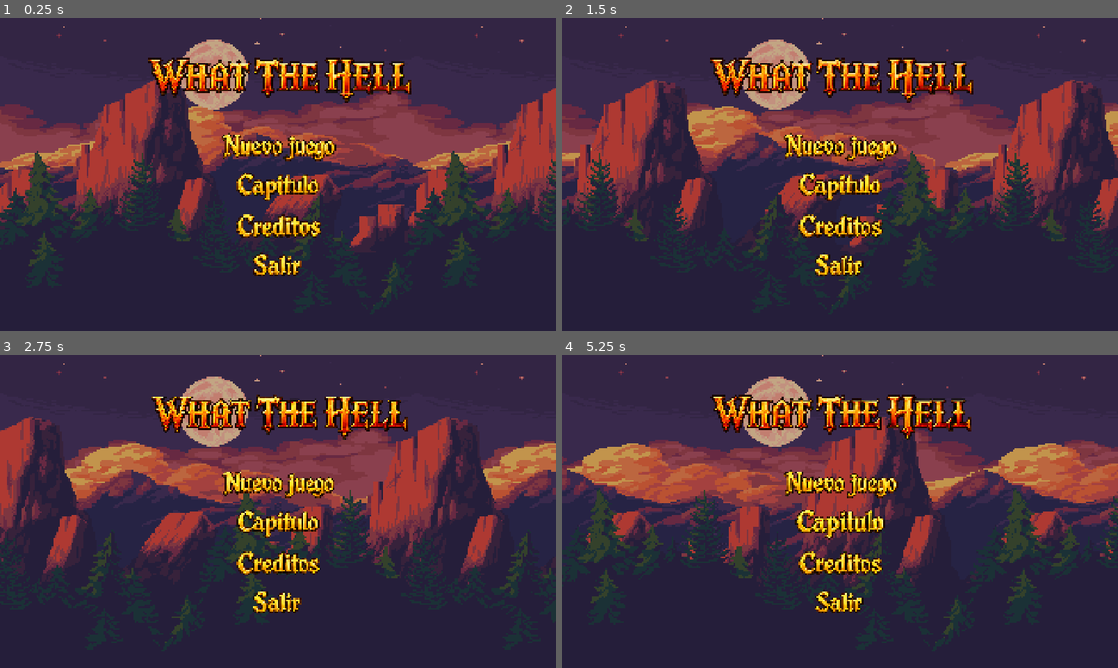
Above: before the commit, frames 1-4 (two rows, left to right).
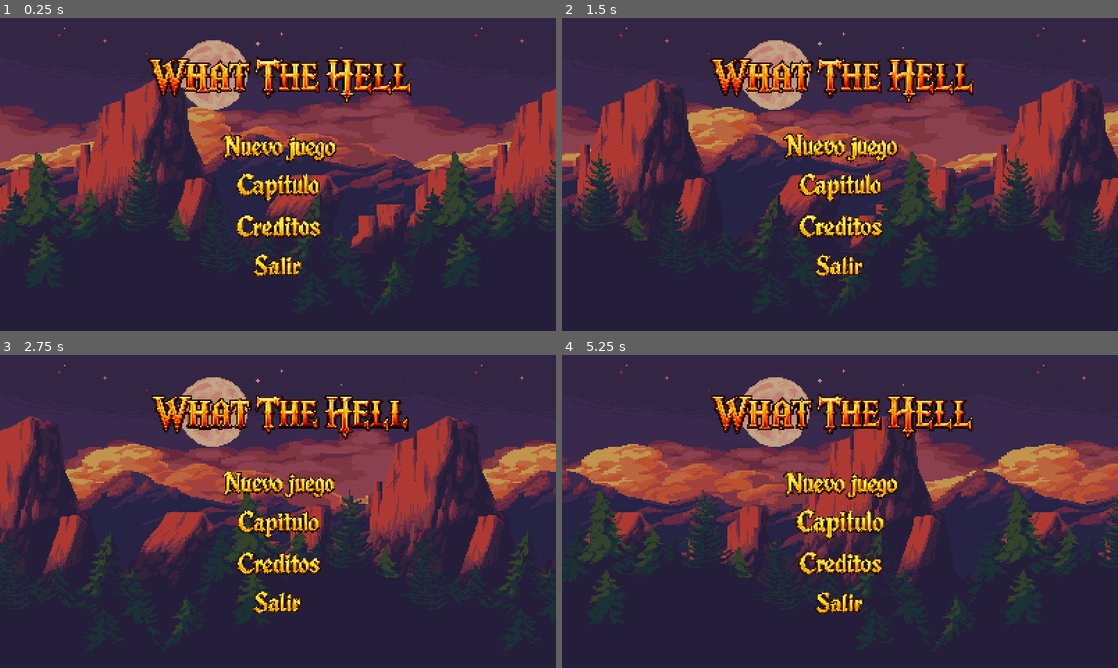
Above: after the commit, the same moments.

Repository: KrozMort/What-the-hell
Game: Godot game, scene res://scenes/backgrounds/mountain_dusk_auto_scroller.tscn
Two runs of this game, one before a commit and one after it. Both use one fixed random seed, a clock stepped at 60 frames per second and the inputs below. Sound files missing from this copy of the repository are replaced by a short silence.
Inputs (mouse positions are in pixels of both pictures, inside the frame that each line leads up to):
- Up to frame 1 (0.25 s): no input
- Up to frame 2 (1.5 s): move the mouse to (962, 158) at 0.52 s; hold D (move_right) from 0.53 s (still down); click (962, 158) at 0.6 s; tap Space (jump) at 0.77 s; tap Shift (dodge, bound only before the commit) at 0.8, 1.35 s; move the mouse to (728, 190) at 1.27 s
- Up to frame 3 (2.75 s): tap Space (jump) at 1.52 s; right-click (166, 527) at 1.55 s; move the mouse to (333, 442) at 2.02 s; release D (move_right) at 2.03 s; hold A (move_left) from 2.03 s (still down); right-click (333, 442) at 2.1 s; click (333, 442) at 2.3 s
- Up to frame 4 (5.25 s): move the mouse to (812, 574) at 2.77 s; release A (move_left) at 2.78 s; hold D (move_right) 2.78-4.28 s; click (812, 574) at 2.85 s; tap Space (jump) at 3.02, 3.77, 4.52 s; tap Shift (dodge, bound only before the commit) at 3.05, 3.6 s; move the mouse to (1006, 558) at 3.52 s; right-click (1006, 558) at 3.8 s; move the mouse to (673, 464) at 4.27 s; hold A (move_left) 4.28-5.03 s; right-click (673, 464) at 4.35 s; click (673, 464) at 4.55 s; move the mouse to (867, 511) at 5.02 s; hold D (move_right) from 5.03 s (still down); click (867, 511) at 5.1 s

The runs differ from the first frame. In frame 1, 8.4% of the frame differs, in the area x 0-100%, y 0-92%; in frame 2, 8.2%; in frame 3, 7.9%; in frame 4, 8.0%.

Commit message:
Escenarios

Diff:
--- a/project.godot
+++ b/project.godot
@@ -16,12 +16,11 @@
 
 [display]
 
-window/size/viewport_width=1920
-window/size/viewport_height=1080
-window/size/window_width_override=1920
-window/size/window_height_override=1080
+window/size/viewport_width=1600
+window/size/viewport_height=900
+window/size/window_width_override=1600
+window/size/window_height_override=900
 window/stretch/mode="canvas_items"
-window/stretch/aspect="expand"
 
 [input]
 
@@ -42,21 +41,6 @@
 "events": [Object(InputEventKey,"resource_local_to_scene":false,"resource_name":"","device":-1,"window_id":0,"alt_press …(190 unchanged characters)…
 ]
 }
-attack={
-"deadzone": 0.5,
-"events": [Object(InputEventMouseButton,"resource_local_to_scene":false,"resource_name":"","device":-1,"window_id":0,"alt_pressed":false,"shift_pressed":false,"ctrl_pressed":false,"meta_pressed":false,"button_mask":0,"position":Vector2(0, 0),"global_position":Vector2(0, 0),"factor":1.0,"button_index":1,"canceled":false,"pressed":false,"double_click":false,"script":null)
-]
-}
-special_attack={
-"deadzone": 0.5,
-"events": [Object(InputEventMouseButton,"resource_local_to_scene":false,"resource_name":"","device":-1,"window_id":0,"alt_pressed":false,"shift_pressed":false,"ctrl_pressed":false,"meta_pressed":false,"button_mask":0,"position":Vector2(0, 0),"global_position":Vector2(0, 0),"factor":1.0,"button_index":2,"canceled":false,"pressed":false,"double_click":false,"script":null)
-]
-}
-dodge={
-"deadzone": 0.5,
-"events": [Object(InputEventKey,"resource_local_to_scene":false,"resource_name":"","device":-1,"window_id":0,"alt_pressed":false,"shift_pressed":false,"ctrl_pressed":false,"meta_pressed":false,"pressed":false,"keycode":4194325,"physical_keycode":0,"key_label":0,"unicode":0,"location":0,"echo":false,"script":null)
-]
-}
 
 [rendering]
 
--- a/scenes/backgrounds/mountain_dusk_auto_scroller.tscn
+++ b/scenes/backgrounds/mountain_dusk_auto_scroller.tscn
@@ -1,23 +1,17 @@
-[gd_scene load_steps=23 format=3 uid="uid://c3idsj77kmk8h"]
-
-[ext_resource type="Texture2D" uid="uid://cidgla3oqkmoa" path="res://assets/environments/mountain_dusk/layers/sky.png" id="1_m6rvc"]
-[ext_resource type="Shader" path="res://shaders/backgrounds/mountain_dusk_auto_scroller.gdshader" id="2_s8vwb"]
-[ext_resource type="Texture2D" uid="uid://bbw3l7ns3qacb" path="res://assets/environments/mountain_dusk/layers/far-clouds.png" id="3_hfew3"]
-[ext_resource type="Texture2D" uid="uid://nei8g3fblyr7" path="res://assets/environments/mountain_dusk/layers/near-clouds.png" id="4_w07ck"]
-[ext_resource type="Texture2D" uid="uid://bcnsdxg457gf4" path="res://assets/environments/mountain_dusk/layers/far-mountains.png" id="5_f3q5h"]
-[ext_resource type="Texture2D" uid="uid://cub65x0y0ym76" path="res://assets/environments/mountain_dusk/layers/mountains.png" id="6_leaik"]
-[ext_resource type="Texture2D" uid="uid://dxjs1s2ge2yl0" path="res://assets/environments/mountain_dusk/layers/trees.png" id="7_f76io"]
-[ext_resource type="AudioStream" uid="uid://lfkxxo68r08r" path="res://assets/audio/music/summer_nights.ogg" id="8_oxnix"]
-[ext_resource type="FontFile" path="res://assets/fonts/aurusenthial_gothic_soft.ttf" id="9_7imwn"]
-[ext_resource type="Script" path="res://scripts/ui/main_menu.gd" id="10_4rniv"]
-[ext_resource type="Texture2D" path="res://assets/ui/what_the_hell_logo.png" id="11_xe5by"]
-[ext_resource type="Texture2D" path="res://assets/ui/main_menu_options.png" id="12_pjov2"]
-
-[sub_resource type="ShaderMaterial" id="ShaderMaterial_jv7m2"]
-shader = ExtResource("2_s8vwb")
-shader_parameter/direction = Vector2(1, 0)
-shader_parameter/speed_scale = 0.02
-shader_parameter/repeat = Vector2(1, 1)
+[gd_scene format=3 uid="uid://c3idsj77kmk8h"]
+
+[ext_resource type="Texture2D" uid="uid://buw4hekrhym2d" path="res://assets/environments/mountain_dusk/layers/sky.png" id="1_m6rvc"]
+[ext_resource type="Shader" uid="uid://dton24jwshbss" path="res://shaders/backgrounds/mountain_dusk_auto_scroller.gdshader" id="2_s8vwb"]
+[ext_resource type="Texture2D" uid="uid://b8yij6io7kdr" path="res://assets/environments/mountain_dusk/layers/far-clouds.png" id="3_hfew3"]
+[ext_resource type="Texture2D" uid="uid://bqd7ilp7ul323" path="res://assets/environments/mountain_dusk/layers/near-clouds.png" id="4_w07ck"]
+[ext_resource type="Texture2D" uid="uid://dpu8uiaq4mk5f" path="res://assets/environments/mountain_dusk/layers/far-mountains.png" id="5_f3q5h"]
+[ext_resource type="Texture2D" uid="uid://ckngn7xqxqo4l" path="res://assets/environments/mountain_dusk/layers/mountains.png" id="6_leaik"]
+[ext_resource type="Texture2D" uid="uid://bh1cqnf71sxfu" path="res://assets/environments/mountain_dusk/layers/trees.png" id="7_f76io"]
+[ext_resource type="AudioStream" uid="uid://ch5yocgob2jox" path="res://assets/audio/music/summer_nights.ogg" id="8_oxnix"]
+[ext_resource type="FontFile" uid="uid://c42y8h71b4fr3" path="res://assets/fonts/aurusenthial_gothic_soft.ttf" id="9_7imwn"]
+[ext_resource type="Script" uid="uid://c3bmw7j3clgpc" path="res://scripts/ui/main_menu.gd" id="10_4rniv"]
+[ext_resource type="Texture2D" uid="uid://1rwfs6l6evqi" path="res://assets/ui/what_the_hell_logo.png" id="11_xe5by"]
+[ext_resource type="Texture2D" uid="uid://rteb2o1jhr7i" path="res://assets/ui/main_menu_options.png" id="12_pjov2"]
 
 [sub_resource type="ShaderMaterial" id="ShaderMaterial_sky"]
 shader = ExtResource("2_s8vwb")
@@ -25,6 +19,12 @@
 shader_parameter/speed_scale = 0.0
 shader_parameter/repeat = Vector2(1, 1)
 
+[sub_resource type="ShaderMaterial" id="ShaderMaterial_jv7m2"]
+shader = ExtResource("2_s8vwb")
+shader_parameter/direction = Vector2(1, 0)
+shader_parameter/speed_scale = 0.02
+shader_parameter/repeat = Vector2(1, 1)
+
 [sub_resource type="ShaderMaterial" id="ShaderMaterial_qattk"]
 shader = ExtResource("2_s8vwb")
 shader_parameter/direction = Vector2(3, 0)
@@ -65,58 +65,58 @@
 atlas = ExtResource("12_pjov2")
 region = Rect2(210, 1060, 650, 340)
 
-[node name="AutoScroller" type="Node2D"]
+[node name="AutoScroller" type="Node2D" unique_id=2144785262]
 script = ExtResource("10_4rniv")
 
-[node name="BackFixedTuxture" type="TextureRect" parent="."]
+[node name="BackFixedTuxture" type="TextureRect" parent="." unique_id=1827635915]
 material = SubResource("ShaderMaterial_sky")
-offset_right = 1920.0
-offset_bottom = 1080.0
+offset_right = 1600.0
+offset_bottom = 900.0
 texture = ExtResource("1_m6rvc")
 stretch_mode = 1
 
-[node name="TextureRectFarClouds" type="TextureRect" parent="."]
+[node name="TextureRectFarClouds" type="TextureRect" parent="." unique_id=199997428]
 material = SubResource("ShaderMaterial_jv7m2")
-offset_right = 1920.0
-offset_bottom = 1080.0
+offset_right = 1600.0
+offset_bottom = 900.0
 texture = ExtResource("3_hfew3")
 stretch_mode = 1
 
-[node name="TextureRectNearClouds" type="TextureRect" parent="."]
+[node name="TextureRectNearClouds" type="TextureRect" parent="." unique_id=1145866472]
 material = SubResource("ShaderMaterial_qattk")
-offset_right = 1920.0
-offset_bottom = 1080.0
+offset_right = 1600.0
+offset_bottom = 900.0
 texture = ExtResource("4_w07ck")
 stretch_mode = 1
 
-[node name="TextureRectFarMountains" type="TextureRect" parent="."]
+[node name="TextureRectFarMountains" type="TextureRect" parent="." unique_id=13674868]
 material = SubResource("ShaderMaterial_maog4")
-offset_right = 1920.0
-offset_bottom = 1080.0
+offset_right = 1600.0
+offset_bottom = 900.0
 texture = ExtResource("5_f3q5h")
 stretch_mode = 1
 
-[node name="TextureRectMountains" type="TextureRect" parent="."]
+[node name="TextureRectMountains" type="TextureRect" parent="." unique_id=757043489]
 material = SubResource("ShaderMaterial_cpwus")
-offset_right = 1920.0
-offset_bottom = 1080.0
+offset_right = 1600.0
+offset_bottom = 900.0
 texture = ExtResource("6_leaik")
 stretch_mode = 1
 
-[node name="TextureRectTrees" type="TextureRect" parent="."]
+[node name="TextureRectTrees" type="TextureRect" parent="." unique_id=459597163]
 material = SubResource("ShaderMaterial_vc8l8")
-offset_right = 1920.0
-offset_bottom = 1080.0
+offset_right = 1600.0
+offset_bottom = 900.0
 texture = ExtResource("7_f76io")
 stretch_mode = 1
 
-[node name="AudioStreamPlayer" type="AudioStreamPlayer" parent="."]
+[node name="AudioStreamPlayer" type="AudioStreamPlayer" parent="." unique_id=1692425534]
 stream = ExtResource("8_oxnix")
 autoplay = true
 
-[node name="MainMenu" type="CanvasLayer" parent="."]
-
-[node name="Root" type="Control" parent="MainMenu"]
+[node name="MainMenu" type="CanvasLayer" parent="." unique_id=844424373]
+
+[node name="Root" type="Control" parent="MainMenu" unique_id=178651401]
 layout_mode = 3
 anchors_preset = 15
 anchor_right = 1.0
@@ -124,7 +124,7 @@
 grow_horizontal = 2
 grow_vertical = 2
 
-[node name="Shade" type="ColorRect" parent="MainMenu/Root"]
+[node name="Shade" type="ColorRect" parent="MainMenu/Root" unique_id=1459305160]
 layout_mode = 1
 anchors_preset = 15
 anchor_right = 1.0
@@ -133,16 +133,15 @@
 grow_vertical = 2
 color = Color(0.06, 0.035, 0.08, 0.24)
 
-[node name="Menu" type="VBoxContainer" parent="MainMenu/Root"]
+[node name="Menu" type="VBoxContainer" parent="MainMenu/Root" unique_id=1476403986]
 layout_mode = 1
 offset_left = 112.0
 offset_top = 40.5
 offset_right = 1488.0
 offset_bottom = 850.5
 theme_override_constants/separation = 10
-alignment = 0
-
-[node name="Title" type="TextureRect" parent="MainMenu/Root/Menu"]
+
+[node name="Title" type="TextureRect" parent="MainMenu/Root/Menu" unique_id=278290946]
 custom_minimum_size = Vector2(1120, 263.2)
 layout_mode = 2
 size_flags_horizontal = 4
@@ -150,24 +149,24 @@
 expand_mode = 1
 stretch_mode = 5
 
-[node name="Subtitle" type="Label" parent="MainMenu/Root/Menu"]
+[node name="Subtitle" type="Label" parent="MainMenu/Root/Menu" unique_id=2080315739]
+custom_minimum_size = Vector2(1376, 0)
 layout_mode = 2
 theme_override_colors/font_color = Color(0.95, 0.79, 0.66, 1)
 theme_override_colors/font_shadow_color = Color(0.11, 0.025, 0.075, 1)
 theme_override_constants/shadow_offset_x = 1
 theme_override_constants/shadow_offset_y = 1
 theme_override_fonts/font = ExtResource("9_7imwn")
-custom_minimum_size = Vector2(1376, 0)
 theme_override_font_sizes/font_size = 18
 text = " "
 horizontal_alignment = 1
 
-[node name="Buttons" type="Control" parent="MainMenu/Root/Menu"]
+[node name="Buttons" type="Control" parent="MainMenu/Root/Menu" unique_id=1358899387]
 custom_minimum_size = Vector2(420, 483)
 layout_mode = 2
 size_flags_horizontal = 4
 
-[node name="NewGameArt" type="TextureRect" parent="MainMenu/Root/Menu/Buttons"]
+[node name="NewGameArt" type="TextureRect" parent="MainMenu/Root/Menu/Buttons" unique_id=1960427812]
 layout_mode = 1
 offset_left = 8.4
 offset_top = 9.66
@@ -177,7 +176,7 @@
 expand_mode = 1
 stretch_mode = 5
 
-[node name="ChapterArt" type="TextureRect" parent="MainMenu/Root/Menu/Buttons"]
+[node name="ChapterArt" type="TextureRect" parent="MainMenu/Root/Menu/Buttons" unique_id=122164924]
 layout_mode = 1
 offset_left = 63.0
 offset_top = 130.41
@@ -187,7 +186,7 @@
 expand_mode = 1
 stretch_mode = 5
 
-[node name="CreditsArt" type="TextureRect" parent="MainMenu/Root/Menu/Buttons"]
+[node name="CreditsArt" type="TextureRect" parent="MainMenu/Root/Menu/Buttons" unique_id=538779204]
 layout_mode = 1
 offset_left = 58.8
 offset_top = 251.16
@@ -197,7 +196,7 @@
 expand_mode = 1
 stretch_mode = 5
 
-[node name="ExitArt" type="TextureRect" parent="MainMenu/Root/Menu/Buttons"]
+[node name="ExitArt" type="TextureRect" parent="MainMenu/Root/Menu/Buttons" unique_id=376454516]
 layout_mode = 1
 offset_left = 99.0
 offset_top = 362.25
@@ -207,38 +206,34 @@
 expand_mode = 1
 stretch_mode = 5
 
-[node name="NewGame" type="Button" parent="MainMenu/Root/Menu/Buttons"]
+[node name="NewGame" type="Button" parent="MainMenu/Root/Menu/Buttons" unique_id=1484036175]
 layout_mode = 1
 offset_left = 8.4
 offset_top = 9.66
 offset_right = 411.6
 offset_bottom = 106.26
-text = ""
-flat = true
-
-[node name="Chapter" type="Button" parent="MainMenu/Root/Menu/Buttons"]
+flat = true
+
+[node name="Chapter" type="Button" parent="MainMenu/Root/Menu/Buttons" unique_id=1179780613]
 layout_mode = 1
 offset_left = 63.0
 offset_top = 130.41
 offset_right = 357.0
 offset_bottom = 227.01
-text = ""
-flat = true
-
-[node name="Credits" type="Button" parent="MainMenu/Root/Menu/Buttons"]
+flat = true
+
+[node name="Credits" type="Button" parent="MainMenu/Root/Menu/Buttons" unique_id=238320849]
 layout_mode = 1
 offset_left = 58.8
 offset_top = 251.16
 offset_right = 361.2
 offset_bottom = 347.76
-text = ""
-flat = true
-
-[node name="Exit" type="Button" parent="MainMenu/Root/Menu/Buttons"]
+flat = true
+
+[node name="Exit" type="Button" parent="MainMenu/Root/Menu/Buttons" unique_id=225871564]
 layout_mode = 1
 offset_left = 99.0
 offset_top = 362.25
 offset_right = 321.0
 offset_bottom = 478.17
-text = ""
-flat = true
+flat = true
--- a/scripts/ui/main_menu.gd
+++ b/scripts/ui/main_menu.gd
@@ -1,6 +1,4 @@
 extends Node2D
-
-const NEW_GAME_SCENE := "res://scenes/levels/player_mechanics_demo.tscn"
 
 @onready var music: AudioStreamPlayer = $AudioStreamPlayer
 @onready var menu: VBoxContainer = $MainMenu/Root/Menu
@@ -130,7 +128,7 @@
 
 
 func _on_new_game_pressed() -> void:
-	get_tree().change_scene_to_file(NEW_GAME_SCENE)
+	pass
 
 
 func _on_chapter_pressed() -> void:
Not shown, added: AutoLayers_1_basic.ldtk
Not shown, added: Escenarios/ProyectoGodot.ldtk
Not shown, added: Escenarios/nivel_1.ldtk
